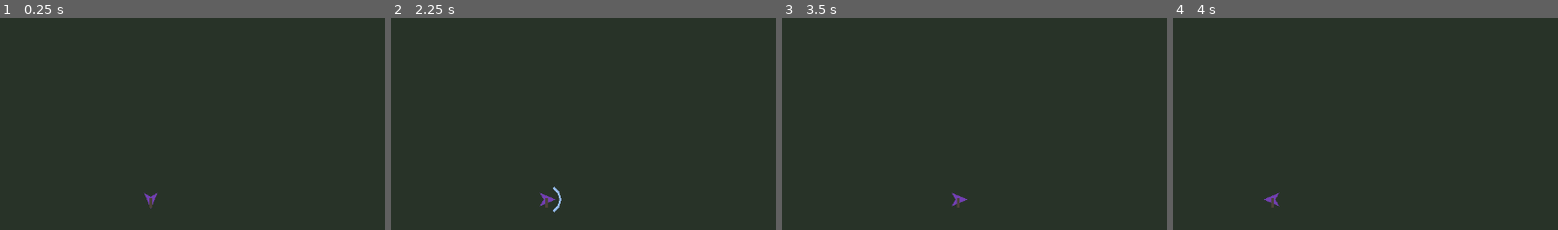
Above: before the commit, frames 1-4 (left to right).
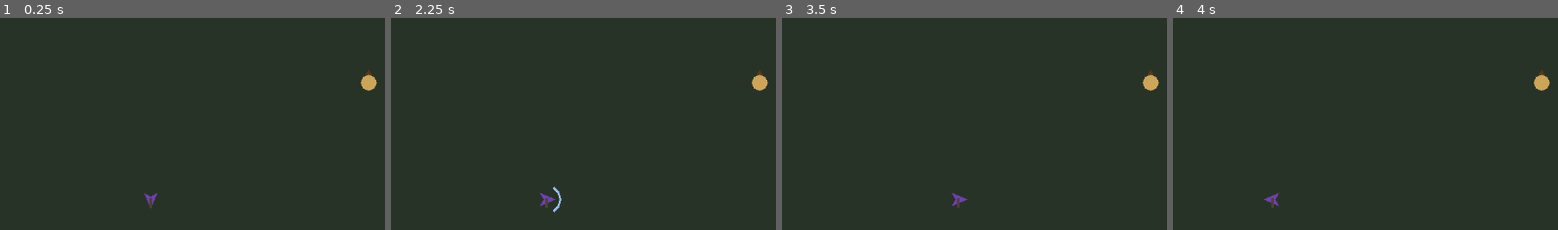
Above: after the commit, the same moments.

Repository: KrisUni/the-shattering
Game: Godot game, scene res://scenes/areas/test_building.tscn
Two runs of this game, one before a commit and one after it. Both use one fixed random seed, a clock stepped at 60 frames per second and the inputs below. This scene is started directly instead of the project's main scene. Sound files missing from this copy of the repository are replaced by a short silence.
Inputs (mouse positions are % of the whole screen's width and height, from its top left):
- Up to frame 1 (0.25 s): no input
- Up to frame 2 (2.25 s): tap Enter at 0.5, 2 s; move the mouse to (72, 45) at 0.52 s; hold D (move_right) 0.53-1.25 s; hold Right mouse button (attack_heavy) 0.53-1.25 s; click (72, 45) at 0.67 s; tap F (jump) at 0.77 s; tap Space (roll) at 1.25 s; drag from (30, 55) to (99, 50) at 1.27 s; move the mouse to (60, 27) at 2.02 s; hold D (move_right) from 2.03 s (still down); hold Shift (block) from 2.03 s (still down)
- Up to frame 3 (3.5 s): release D (move_right) at 2.75 s; release Shift (block) at 2.75 s; drag from (45, 70) to (5, 50) at 2.77 s
- Up to frame 4 (4 s): tap Space (roll) at 3.5 s; move the mouse to (80, 65) at 3.52 s; hold A (move_left) from 3.53 s (still down); hold R (interact) from 3.53 s (still down); tap F (jump) at 3.77 s
The pictures show only the part of the screen within x 30-80%, y 7-57%; the shares and areas given below are measured in that part.

The runs differ from the first frame. In frame 1, 0.3% of the frame differs, in the area x 93-98%, y 24-35%; in frame 2, 0.3%; in frame 3, 0.3%; in frame 4, 0.3%.

Commit message:
Add Pursuit through Room exits (#22)
Co-Authored-By: Claude Sonnet 5.5 <noreply@anthropic.com>
Claude-Session: https://claude.ai/code/session_01Vmq2Z8Y3JGRShM7YqUtnsY

Diff:
--- /dev/null
+++ b/data/room_pursuit.tres
@@ -0,0 +1,7 @@
+[gd_resource type="Resource" script_class="RoomPursuitTuning" format=3]
+
+[ext_resource type="Script" path="res://scripts/tuning/room_pursuit_tuning.gd" id="1_tuning"]
+
+[resource]
+script = ExtResource("1_tuning")
+follow_delay_seconds = 1.0
--- a/scenes/areas/test_building.tscn
+++ b/scenes/areas/test_building.tscn
@@ -7,6 +7,8 @@
 [ext_resource type="Script" path="res://scenes/hud/stamina_bar.gd" id="5_stamina_bar"]
 [ext_resource type="Script" path="res://scenes/hud/health_bar.gd" id="6_health_bar"]
 [ext_resource type="Script" path="res://scripts/areas/doorway.gd" id="7_doorway"]
+[ext_resource type="PackedScene" path="res://scenes/enemies/training_enemy.tscn" id="8_enemy"]
+[ext_resource type="Resource" path="res://data/room_pursuit.tres" id="9_pursuit"]
 
 [sub_resource type="RectangleShape2D" id="RectangleShape2D_across"]
 size = Vector2(1152, 16)
@@ -31,6 +33,7 @@
 area_id = &"test_building"
 almos = NodePath("Almos")
 start_room = NodePath("RoomA")
+pursuit_tuning = ExtResource("9_pursuit")
 
 [node name="RoomA" type="Node2D" parent="."]
 script = ExtResource("2_room")
@@ -87,6 +90,10 @@
 
 [node name="Entrance" type="Marker2D" parent="RoomA/Exits/EastExit"]
 position = Vector2(-56, 0)
+
+[node name="TrainingEnemy" parent="RoomA" instance=ExtResource("8_enemy")]
+position = Vector2(900, 150)
+post_facing = Vector2(0, -1)
 
 [node name="Doorways" type="Node2D" parent="RoomA"]
 
--- a/scenes/enemies/training_enemy.gd
+++ b/scenes/enemies/training_enemy.gd
@@ -112,6 +112,16 @@
 var attacking: bool:
 	get:
 		return _frame >= 0
+
+## Whether it is on its way to a place it was sent to with begin_follow().
+var following: bool:
+	get:
+		return _following
+
+## Whether, on its way, it has got to the place it was sent to.
+var follow_arrived: bool:
+	get:
+		return _follow_arrived
 
 ## Whether it is broken: its Stagger filled and the Break has neither run out nor been ended by
 ## a Critical hit. It stands still and starts nothing, and no Stagger builds.
@@ -183,6 +193,11 @@
 # Whether the grab of the drag-out has started. Until it has, the lose-time runs on the drag.
 var _grab_started := false
 var _drag_start_frame := -1
+# Whether it is walking to the place it was sent to, instead of acting on its target; the place;
+# and whether it has got there.
+var _following := false
+var _follow_place := Vector2.ZERO
+var _follow_arrived := false
 
 
 func _enter_tree() -> void:
@@ -222,6 +237,9 @@
 		_slide(get_physics_process_delta_time())
 		_set_strike(false)
 		_show_look()
+		return
+	if _following:
+		_walk_to_follow_place()
 		return
 	if not is_instance_valid(target):
 		return
@@ -244,6 +262,25 @@
 	_set_strike(current_attack.is_active(_frame))
 	_show_look()
 	_nose.rotation = _facing.angle()
+
+
+## Sends it to walk to this place, such as a Room's exit that Almos went through, instead of acting
+## on its target. An attack under way is broken off. While it walks it neither loses Pursuit nor
+## recovers Health, and its Break runs out as usual. Its state is otherwise left as it is.
+func begin_follow(place: Vector2) -> void:
+	_following = true
+	_follow_place = place
+	_follow_arrived = false
+
+
+## Ends the walk begun with begin_follow(), wherever it has got to, and it acts on its target
+## again. The place its target was last seen at is this one, and the count of frames without him in
+## its Sight starts again.
+func end_follow(last_seen_at: Vector2) -> void:
+	_following = false
+	_follow_arrived = false
+	_last_seen = last_seen_at
+	_unseen_frames = 0
 
 
 ## A Shove or a Pull slides it this way, a unit vector, for this many pixels at this many pixels
@@ -462,6 +499,20 @@
 		move_and_slide()
 
 
+# One physics frame of the walk to the place it was sent to.
+func _walk_to_follow_place() -> void:
+	_frame = -1
+	_set_strike(false)
+	if _broken and Engine.get_physics_frames() >= _break_end_frame:
+		_broken = false
+	if _broken:
+		velocity = Vector2.ZERO
+	else:
+		_follow_arrived = _walk_to(_follow_place)
+	_show_look()
+	_nose.rotation = _facing.angle()
+
+
 # Walks towards this place, facing the way it goes and stopping on it. Returns whether it is there.
 func _walk_to(place: Vector2) -> bool:
 	var to_place := place - global_position
--- a/scripts/rooms/building.gd
+++ b/scripts/rooms/building.gd
@@ -10,8 +10,23 @@
 ## The Room Almos starts in.
 @export var start_room: Room
 
+## How long a pursuing enemy waits at an exit before it follows Almos through it.
+@export var pursuit_tuning: RoomPursuitTuning
+
 ## The Room Almos is in.
 var current_room: Room
+
+# An enemy on its way through an exit after Almos: the exit it goes to, and the physics frames it
+# still has to wait at it, which is -1 until it has got there.
+class Follow:
+	var enemy: Node2D
+	var room_exit: RoomExit
+	var frames_left := -1
+
+var _follows: Array[Follow] = []
+
+# The exit Almos last left each Room by, which an enemy that comes out in the Room after he has gone follows.
+var _last_exit_from: Dictionary[Room, RoomExit] = {}
 
 @onready var _camera: Camera2D = $Camera
 
@@ -22,6 +37,14 @@
 			room_exit.used.connect(_on_exit_used)
 	current_room = start_room
 	_camera.global_position = current_room.get_view_center()
+	for enemy: Node2D in get_tree().get_nodes_in_group(&"enemies"):
+		if is_ancestor_of(enemy) and not is_instance_valid(enemy.get(&"target")):
+			enemy.set(&"target", almos)
+
+
+func _physics_process(_delta: float) -> void:
+	for follow in _follows.duplicate():
+		_advance(follow)
 
 
 func _on_exit_used(room_exit: RoomExit) -> void:
@@ -34,10 +57,71 @@
 	if target == null:
 		push_warning("%s has no exit to go to" % room_exit.name)
 		return
+	var left_room := room_exit.get_room()
+	_last_exit_from[left_room] = room_exit
 	almos.global_position = target.entrance.global_position
 	current_room = target.get_room()
 	_camera.global_position = current_room.get_view_center()
+	_send_pursuers_after(room_exit, left_room)
 	room_changed.emit(current_room)
+
+
+# Every enemy in Pursuit in the Room Almos has just left goes to the exit he used.
+func _send_pursuers_after(room_exit: RoomExit, left_room: Room) -> void:
+	for enemy: Node2D in get_tree().get_nodes_in_group(&"enemies"):
+		if left_room.is_ancestor_of(enemy) and enemy.get(&"in_pursuit") and not enemy.get(&"dead") and not _is_following(enemy):
+			_start_following(enemy, room_exit)
+
+
+func _is_following(enemy: Node2D) -> bool:
+	for follow in _follows:
+		if follow.enemy == enemy:
+			return true
+	return false
+
+
+func _start_following(enemy: Node2D, room_exit: RoomExit) -> void:
+	var follow := Follow.new()
+	follow.enemy = enemy
+	follow.room_exit = room_exit
+	_follows.append(follow)
+	enemy.call(&"begin_follow", room_exit.global_position)
+
+
+# One physics frame of an enemy's way through an exit: it walks to it, waits the delay there, and
+# comes out of the paired exit in the next Room.
+func _advance(follow: Follow) -> void:
+	if not is_instance_valid(follow.enemy) or follow.enemy.get(&"dead"):
+		_follows.erase(follow)
+		return
+	if follow.frames_left < 0:
+		if not follow.enemy.get(&"follow_arrived"):
+			return
+		follow.frames_left = ceili(pursuit_tuning.follow_delay_seconds * Engine.physics_ticks_per_second)
+	else:
+		follow.frames_left -= 1
+	if follow.frames_left > 0:
+		return
+	_follows.erase(follow)
+	_come_out(follow.enemy, follow.room_exit.target)
+
+
+# The enemy itself is carried to the Entrance of this exit, in its Room, with all it has. If Almos
+# is in that Room it goes on after him; if he has left it already, it goes to the exit he left by.
+func _come_out(enemy: Node2D, entry: RoomExit) -> void:
+	if entry == null:
+		enemy.call(&"end_follow", enemy.global_position)
+		return
+	var room := entry.get_room()
+	enemy.reparent(room)
+	enemy.global_position = entry.entrance.global_position
+	if room == current_room:
+		enemy.call(&"end_follow", almos.global_position)
+	elif _last_exit_from.has(room):
+		_start_following(enemy, _last_exit_from[room])
+	else:
+		# Almos is elsewhere and left no trace here: it stands where it is and loses him in time.
+		enemy.call(&"end_follow", enemy.global_position)
 
 
 ## Almos has come through a Doorway into the Room it is in, which the camera is then fixed to.
--- /dev/null
+++ b/scripts/tuning/room_pursuit_tuning.gd
@@ -0,0 +1,8 @@
+class_name RoomPursuitTuning
+extends Resource
+## The numbers of an enemy in Pursuit following Almos through a Room's exit. The values live in
+## its data file, data/room_pursuit.tres, not here.
+
+## How long, in seconds, a pursuing enemy waits at the exit it follows Almos through before it
+## comes out of the paired exit in the next Room.
+@export var follow_delay_seconds: float
--- /dev/null
+++ b/test/test_pursuit_through_exits.gd
@@ -0,0 +1,282 @@
+extends GutTest
+## A pursuing enemy following Almos through a Room's exit, tested through the placeholder building
+## of three Rooms: A, whose east edge leads to B's west edge. The enemy is the training enemy the
+## scene places in Room A. The Rooms' places, the exits' layout and the delay (set by the test, as
+## the data file's is only a first value) are data, and the numbers here are those of their design.
+
+const AlmosInput := preload("res://test/helpers/almos_input.gd")
+const EnemyRig := preload("res://test/helpers/enemy_rig.gd")
+
+const BUILDING_PATH := "res://scenes/areas/test_building.tscn"
+# In pixels. The size of the view the building is shown in: the project's default window. The test
+# sets it, since a headless run has a window of its own, much smaller.
+const VIEW_SIZE := Vector2i(1152, 648)
+# In pixels. Where Almos is put on arriving, as the scene lays out the exits: 56 inside the Room
+# from the edge exit he came through, which is 16 thick.
+const A_EAST_ENTRANCE := Vector2(1152 - 8 - 56, 324)
+const B_WEST_ENTRANCE := Vector2(1252 + 8 + 56, 324)
+# In pixels. The middle of A's east exit, which a pursuer goes to before it follows through it.
+const A_EAST_EXIT := Vector2(1152 - 8, 324)
+# In pixels. How far from the exit Almos is put before walking out, and how far behind him the
+# pursuer starts: close enough to have him in its Sight, far enough not to reach him.
+const FROM_EXIT := 100.0
+const PURSUER_BEHIND := 120.0
+# In pixels. "Within a pixel or two", for the places the pursuer is put at, and for standing on the
+# middle of the exit, which it walks to exactly.
+const TOLERANCE := 2.0
+const ON_THE_EXIT := 0.01
+# In seconds, and the physics frames they come to at the fixed 60 frames a second the tests run at.
+const DELAY_SECONDS := 0.5
+const DELAY_FRAMES := 30
+# In physics frames. How far either side of the delay a crossing may fall: the building notices the enemy
+# on the exit a frame after it got there, and the sample shows it a frame after it is put in the next Room.
+const SLACK_FRAMES := 3
+# In physics frames. Long enough for a pursuer to walk to the exit, wait the delay and come out.
+const TRIP_FRAMES := 400
+# In Health points: what the pursuer is hurt by before the trip, so that its Health is not the default,
+# and what it has left of the training enemy's 120. In Stagger points: what it is given, of its 100.
+const DAMAGE_BEFORE := 30.0
+const HEALTH_AFTER_DAMAGE := 90.0
+const STAGGER_BEFORE := 40.0
+# In seconds. A delay longer than the training enemy takes to lose sight of Almos (300 frames, five seconds).
+const LONG_DELAY_SECONDS := 7.0
+# In physics frames. Long enough for a pursuer to walk to the exit, wait that long and come out.
+const LONG_TRIP_FRAMES := 900
+# In seconds. The delay of the tuned-delay test's second building, and how many frames more than DELAY_SECONDS it is.
+const LONGER_DELAY_SECONDS := 1.5
+const LONGER_BY_FRAMES := 60
+# In physics frames. Enough for a pursuer at its post to have gone after Almos, if it were going to.
+const LINGER_FRAMES := 300
+
+var _almos_input: AlmosInput
+
+
+func before_each() -> void:
+	# Start between two physics frames, as real input arrives, so what the test spawns is first processed after the first sample
+	# and what it presses is seen from the next frame. GUT alone would start it in the physics frame the last test ended in.
+	await get_tree().process_frame
+	_almos_input = AlmosInput.new(self)
+
+
+func after_each() -> void:
+	_almos_input.release_everything()
+
+
+# The test building in the test's scene tree, shown in a view of VIEW_SIZE, with this delay. The test frees it.
+func _spawn_building(delay_seconds: float) -> Building:
+	var scene := load(BUILDING_PATH) as PackedScene
+	assert_not_null(scene, "the test building scene should load")
+	var view := SubViewport.new()
+	view.size = VIEW_SIZE
+	add_child_autofree(view)
+	var building := scene.instantiate() as Building
+	var tuning := RoomPursuitTuning.new()
+	tuning.follow_delay_seconds = delay_seconds
+	building.pursuit_tuning = tuning
+	view.add_child(building)
+	return building
+
+
+func _room(building: Building, room_name: String) -> Room:
+	return building.get_node(room_name) as Room
+
+
+# The training enemy the scene places in Room A.
+func _enemy_of(building: Building):
+	return building.get_node("RoomA/TrainingEnemy")
+
+
+# Almos standing FROM_EXIT inside A's east exit, and the enemy PURSUER_BEHIND him facing him, so that it
+# has noticed him by the second physics frame.
+func _put_pursuer_behind_almos(building: Building) -> void:
+	building.almos.global_position = A_EAST_ENTRANCE - Vector2(FROM_EXIT, 0)
+	var enemy = _enemy_of(building)
+	enemy.global_position = building.almos.global_position - Vector2(PURSUER_BEHIND, 0)
+	enemy.post_facing = Vector2.RIGHT
+	await wait_physics_frames(2)
+	assert_true(enemy.in_pursuit, "the enemy should be in Pursuit of Almos before he leaves")
+	# Hurt and staggered, with the Stagger kept from draining over the trip, so that what it carries can be told.
+	enemy.tuning = EnemyRig.new(self).tuning_with({"stagger_drain_pause": 1000.0})
+	enemy.stagger.drain_pause = 1000.0
+	enemy.health.take_damage(DAMAGE_BEFORE)
+	enemy.stagger.add(STAGGER_BEFORE)
+
+
+# What the enemy is, frame by frame, for this many physics frames from now: {"room": the Room it is in,
+# "position", "health", "stagger", "in_pursuit"}.
+# It waits on the physics_frame signal itself, as wait_physics_frames(1) takes two frames.
+func _watch(enemy, frames: int) -> Array[Dictionary]:
+	var samples: Array[Dictionary] = []
+	for i in frames:
+		await get_tree().physics_frame
+		samples.append({
+			"room": enemy.get_parent(),
+			"position": enemy.global_position,
+			"health": enemy.health.current,
+			"stagger": enemy.stagger.current,
+			"in_pursuit": enemy.in_pursuit,
+		})
+	return samples
+
+
+# The index of the first sample the enemy is at the middle of A's east exit in, or -1.
+func _first_at_east_exit(samples: Array[Dictionary]) -> int:
+	for i in samples.size():
+		if (samples[i]["position"] as Vector2).distance_to(A_EAST_EXIT) <= ON_THE_EXIT:
+			return i
+	return -1
+
+
+# The index of the first sample the enemy is in this Room in, or -1.
+func _first_in(samples: Array[Dictionary], room: Room) -> int:
+	for i in samples.size():
+		if samples[i]["room"] == room:
+			return i
+	return -1
+
+
+# A pursuer put behind Almos, who then walks out by A's east edge and keeps walking east in B;
+# what the enemy then does, frame by frame.
+func _trip(building: Building, frames: int) -> Array[Dictionary]:
+	await _put_pursuer_behind_almos(building)
+	_almos_input.press_action(&"move_right")
+	return await _watch(_enemy_of(building), frames)
+
+
+func test_a_pursuer_has_not_come_out_in_room_b_before_the_delay_has_passed() -> void:
+	var building := _spawn_building(DELAY_SECONDS)
+
+	var samples := await _trip(building, TRIP_FRAMES)
+
+	var at_exit := _first_at_east_exit(samples)
+	assert_gte(at_exit, 0, "the pursuer should walk to the exit")
+	assert_eq(samples[at_exit + DELAY_FRAMES - SLACK_FRAMES]["room"], _room(building, "RoomA"), "the pursuer should still be in Room A")
+
+
+func test_a_pursuer_comes_out_in_room_b_once_the_delay_has_passed() -> void:
+	var building := _spawn_building(DELAY_SECONDS)
+
+	var samples := await _trip(building, TRIP_FRAMES)
+
+	var at_exit := _first_at_east_exit(samples)
+	assert_gte(at_exit, 0, "the pursuer should walk to the exit")
+	assert_eq(samples[at_exit + DELAY_FRAMES + SLACK_FRAMES]["room"], _room(building, "RoomB"), "the pursuer should be in Room B")
+
+
+func test_a_pursuer_comes_out_at_the_west_entrance_of_room_b() -> void:
+	var building := _spawn_building(DELAY_SECONDS)
+
+	var samples := await _trip(building, TRIP_FRAMES)
+
+	var came_out := _first_in(samples, _room(building, "RoomB"))
+	assert_gte(came_out, 0, "the pursuer should come out in Room B")
+	assert_almost_eq(samples[came_out]["position"], B_WEST_ENTRANCE, Vector2(TOLERANCE, TOLERANCE))
+
+
+func test_a_pursuer_keeps_its_health_through_the_exit() -> void:
+	var building := _spawn_building(DELAY_SECONDS)
+
+	var samples := await _trip(building, TRIP_FRAMES)
+
+	var came_out := _first_in(samples, _room(building, "RoomB"))
+	assert_gte(came_out, 0, "the pursuer should come out in Room B")
+	assert_eq(samples[came_out]["health"], HEALTH_AFTER_DAMAGE)
+
+
+func test_a_pursuer_keeps_its_stagger_through_the_exit() -> void:
+	var building := _spawn_building(DELAY_SECONDS)
+
+	var samples := await _trip(building, TRIP_FRAMES)
+
+	var came_out := _first_in(samples, _room(building, "RoomB"))
+	assert_gte(came_out, 0, "the pursuer should come out in Room B")
+	assert_eq(samples[came_out]["stagger"], STAGGER_BEFORE)
+
+
+func test_a_pursuer_is_still_in_pursuit_after_the_exit() -> void:
+	var building := _spawn_building(DELAY_SECONDS)
+
+	var samples := await _trip(building, TRIP_FRAMES)
+
+	var came_out := _first_in(samples, _room(building, "RoomB"))
+	assert_gte(came_out, 0, "the pursuer should come out in Room B")
+	assert_true(samples[came_out]["in_pursuit"], "the pursuer should still be in Pursuit")
+
+
+func test_a_pursuer_does_not_lose_pursuit_waiting_out_a_delay_longer_than_losing_sight_takes() -> void:
+	var building := _spawn_building(LONG_DELAY_SECONDS)
+
+	var samples := await _trip(building, LONG_TRIP_FRAMES)
+
+	var came_out := _first_in(samples, _room(building, "RoomB"))
+	assert_gte(came_out, 0, "the pursuer should come out in Room B")
+	assert_true(samples[came_out]["in_pursuit"], "the pursuer should still be in Pursuit")
+
+
+func test_an_enemy_at_its_post_stays_in_room_a_when_almos_leaves() -> void:
+	var building := _spawn_building(DELAY_SECONDS)
+	building.almos.global_position = A_EAST_ENTRANCE - Vector2(FROM_EXIT, 0)
+	_almos_input.press_action(&"move_right")
+
+	var samples := await _watch(_enemy_of(building), LINGER_FRAMES)
+
+	assert_eq(building.current_room, _room(building, "RoomB"), "Almos should have left Room A")
+	assert_eq(samples[-1]["room"], _room(building, "RoomA"), "the enemy at its post should stay in Room A")
+
+
+func test_the_delay_is_the_tuned_one() -> void:
+	var building := _spawn_building(DELAY_SECONDS)
+	var short_trip := await _trip(building, TRIP_FRAMES)
+	var longer_building := _spawn_building(LONGER_DELAY_SECONDS)
+	_almos_input.release_everything()
+
+	var longer_trip := await _trip(longer_building, TRIP_FRAMES + LONGER_BY_FRAMES)
+
+	var short_crossing := _first_in(short_trip, _room(building, "RoomB"))
+	var longer_crossing := _first_in(longer_trip, _room(longer_building, "RoomB"))
+	assert_gte(short_crossing, 0, "the pursuer should come out in Room B")
+	assert_gte(longer_crossing, 0, "the pursuer should come out in Room B with the longer delay")
+	assert_almost_eq(longer_crossing - short_crossing, LONGER_BY_FRAMES, 1)
+
+
+# A pursuer put behind Almos, who walks out by A's east edge and, as he comes into B, turns straight
+# round and walks back out by B's west edge into A, and on north in A out of the pursuer's way,
+# long before the pursuer has got to the exit; what the enemy then does, frame by frame.
+func _trip_with_almos_straight_back(building: Building, frames: int) -> Array[Dictionary]:
+	await _put_pursuer_behind_almos(building)
+	var rooms_entered := [0]
+	building.room_changed.connect(func(_room: Room) -> void:
+		rooms_entered[0] += 1
+		if rooms_entered[0] == 1:
+			_almos_input.release_action(&"move_right")
+			_almos_input.press_action(&"move_left")
+		elif rooms_entered[0] == 2:
+			_almos_input.release_action(&"move_left")
+			_almos_input.press_action(&"move_up")
+	)
+	_almos_input.press_action(&"move_right")
+	return await _watch(_enemy_of(building), frames)
+
+
+func test_a_pursuer_that_comes_out_after_almos_went_back_follows_him_back_into_room_a() -> void:
+	var building := _spawn_building(DELAY_SECONDS)
+
+	var samples := await _trip_with_almos_straight_back(building, TRIP_FRAMES + DELAY_FRAMES * 2)
+
+	var came_out_in_b := _first_in(samples, _room(building, "RoomB"))
+	assert_gte(came_out_in_b, 0, "the pursuer should come out in Room B first")
+	var back_in_a := _first_in(samples.slice(came_out_in_b), _room(building, "RoomA"))
+	assert_gte(back_in_a, 0, "the pursuer should follow Almos back into Room A")
+	assert_almost_eq(samples[came_out_in_b + back_in_a]["position"], A_EAST_ENTRANCE, Vector2(TOLERANCE, TOLERANCE))
+
+
+func test_a_pursuer_that_follows_almos_back_waits_the_delay_again() -> void:
+	var building := _spawn_building(DELAY_SECONDS)
+
+	var samples := await _trip_with_almos_straight_back(building, TRIP_FRAMES + DELAY_FRAMES * 2)
+
+	var came_out_in_b := _first_in(samples, _room(building, "RoomB"))
+	assert_gte(came_out_in_b, 0, "the pursuer should come out in Room B first")
+	var back_in_a := _first_in(samples.slice(came_out_in_b), _room(building, "RoomA"))
+	assert_gte(back_in_a, 0, "the pursuer should follow Almos back into Room A")
+	assert_gte(back_in_a, DELAY_FRAMES - SLACK_FRAMES)
Not shown, added: scripts/tuning/room_pursuit_tuning.gd.uid
Not shown, added: test/test_pursuit_through_exits.gd.uid
